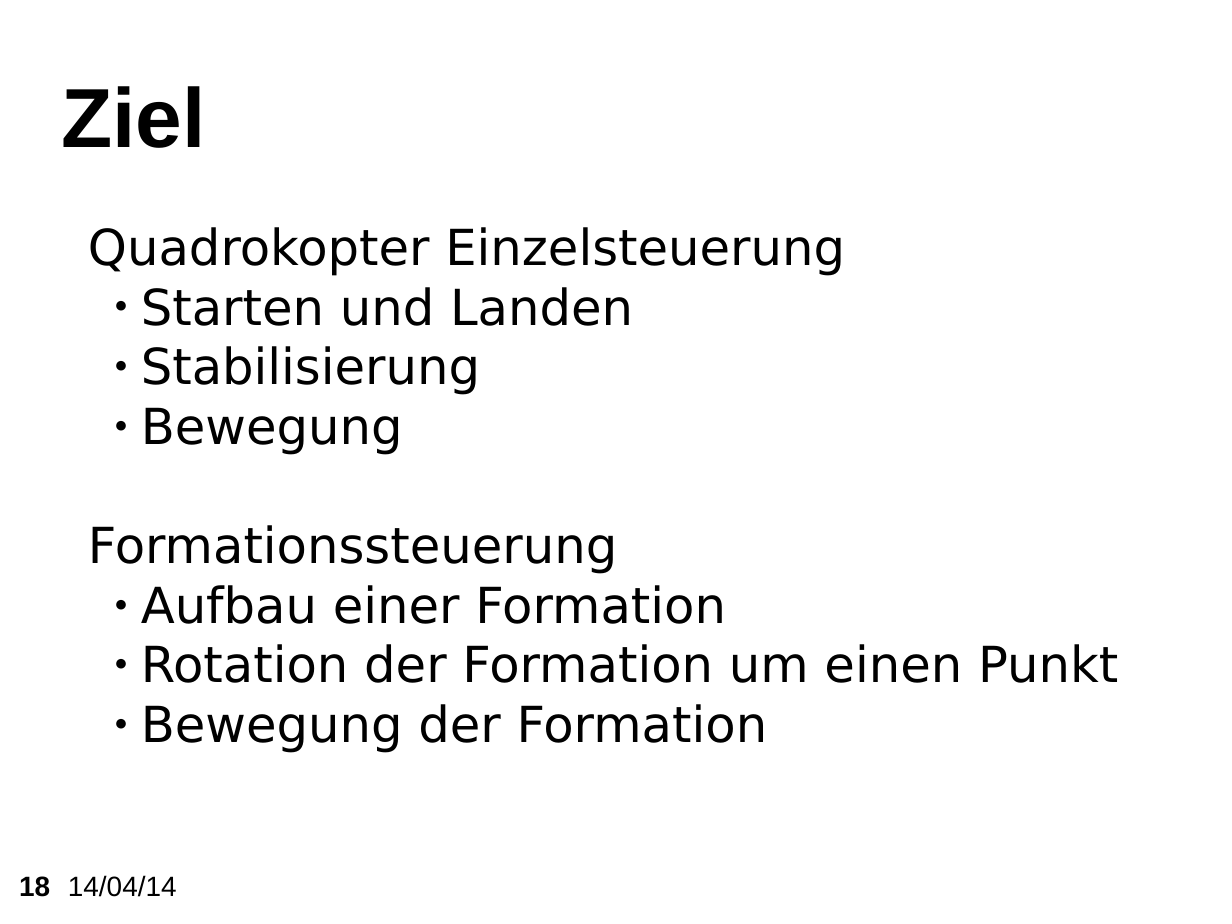
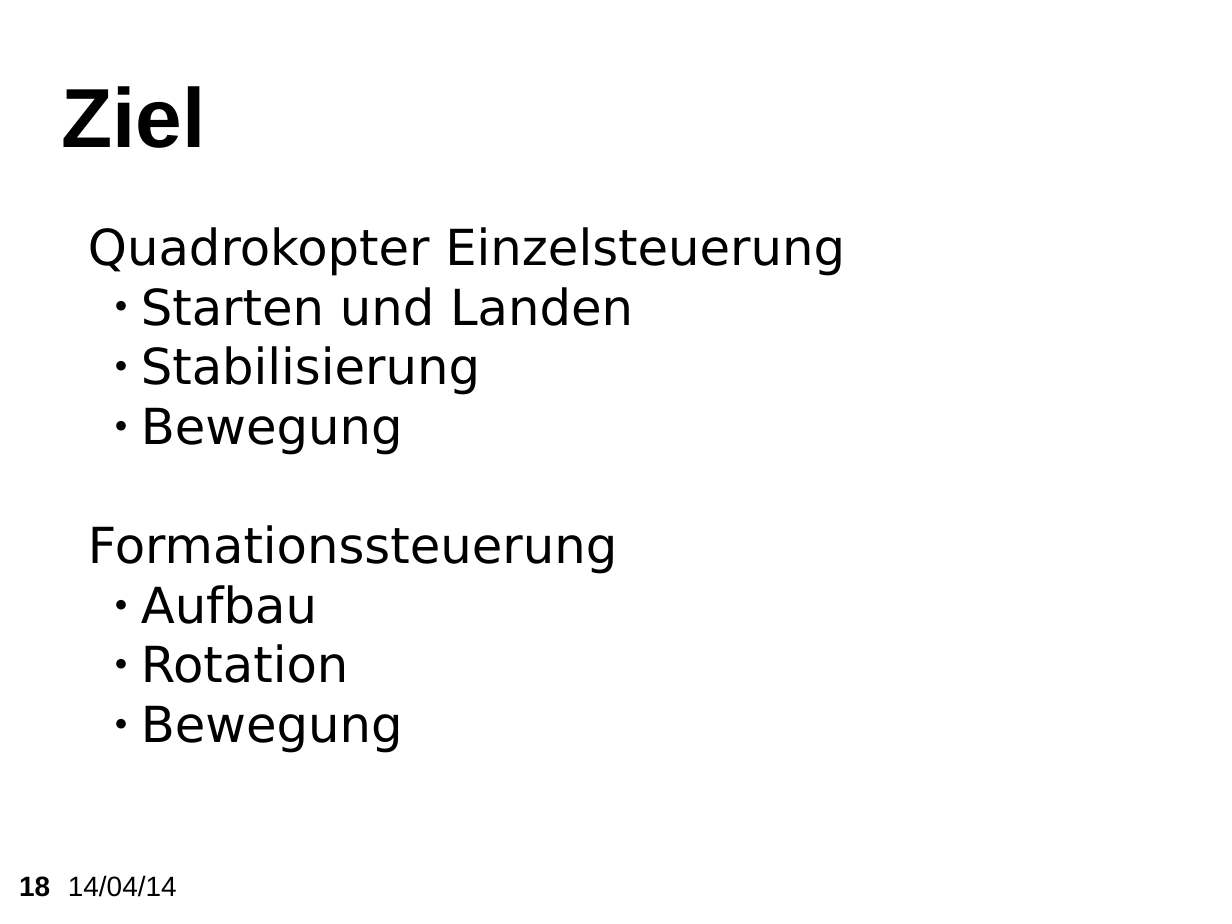
Before and after one commit to KITrokopter/Presentation, a slide deck: slide 18 of PresentationInTotal v0.1.odp. Drawn at 1232x924 pixels with LibreOffice and Linux fonts; fonts in the diff are those of the drawing; background and template pictures are left out. Boxes give left, top, right and bottom in pixels: in the first picture for what was removed or moved away, otherwise in the second. Text is boxed around its words. In the diff, an @@ line names an element or a change of style, - is before the commit and + after.

Commit message:
fads

```diff
--- a/PresentationInTotal v0.1.odp
+++ b/PresentationInTotal v0.1.odp
@@ subtitle at (141,585,403,753): text changed @@
-    ● Aufbau einer Formation
-    ● Rotation der Formation um einen Punkt
-    ● Bewegung der Formation
+    ● Aufbau
+    ● Rotation
+    ● Bewegung
```
